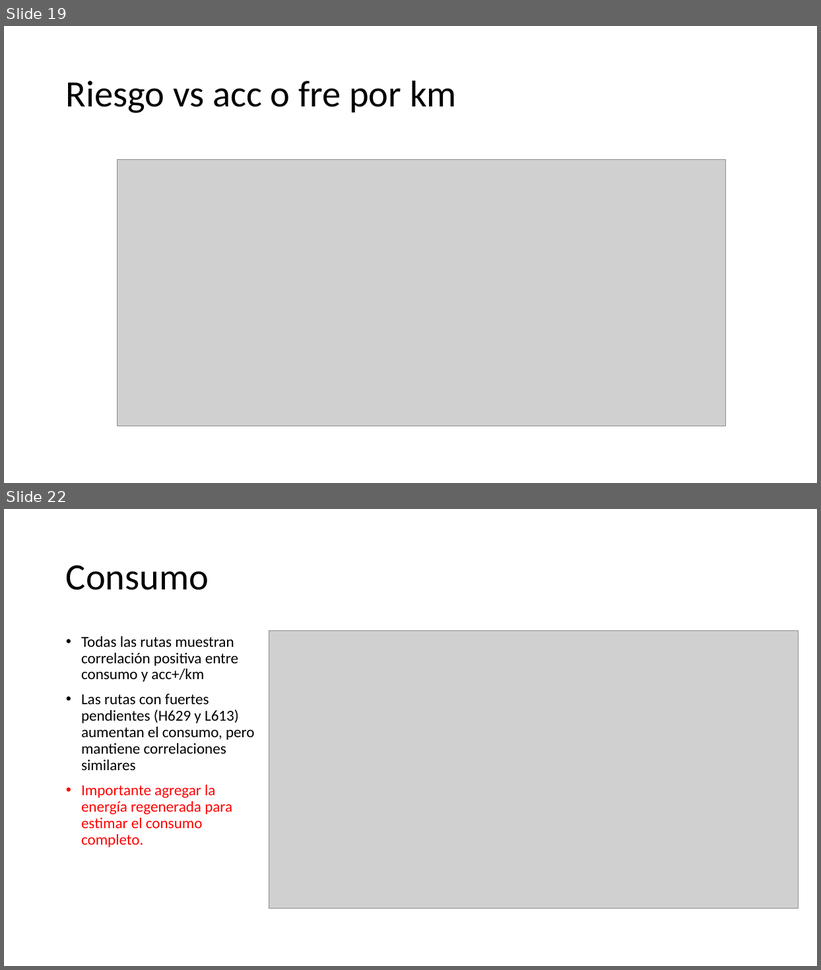
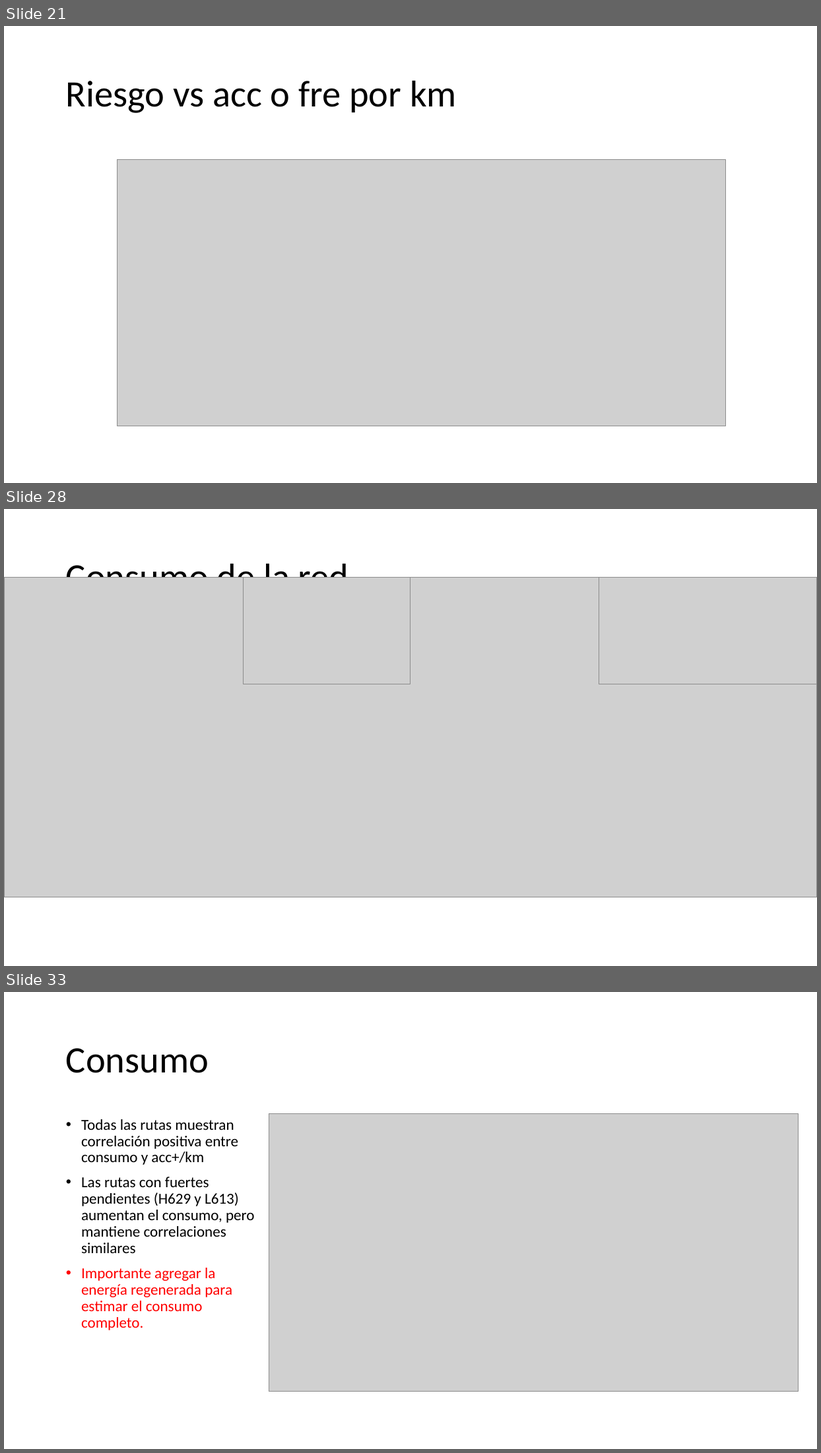
Before and after one commit to Jeisson177/scripts-tesis, a slide deck: Patrones de conducción.pptx. Shown one above the other, each under a label of ours: slides 19 and 22 before the commit, slides 21, 28 and 33 after it; the slides between them are not shown. The pictures are 821x970 and 821x1453 pixels, drawn with LibreOffice and Linux fonts; fonts in the diff are those of the drawing; grey boxes stand for pictures. Boxes give left, top, right and bottom in pixels: in the first picture for what was removed or moved away, otherwise in the second. Text is boxed around its words. In the diff, an @@ line names an element or a change of style, - is before the commit and + after.

```diff
--- a/Patrones de conducción.pptx
+++ b/Patrones de conducción.pptx
@@ slide 28 added at bbox=[4, 509, 817, 966], background #FFFFFF @@
@@ title added at bbox=[66, 558, 349, 598], 44 pt, text #000000 @@
+Consumo de la red
@@ picture added at bbox=[4, 578, 817, 898] @@
@@ picture added at bbox=[243, 578, 411, 685] @@
@@ picture added at bbox=[599, 578, 817, 684] @@
@@ what was slide 19 is now slide 21 @@
@@ what was slide 22 is now slide 33 @@
```
Also in this commit, not shown: 9 slides changed, 10 other slides added, 20 other files.
